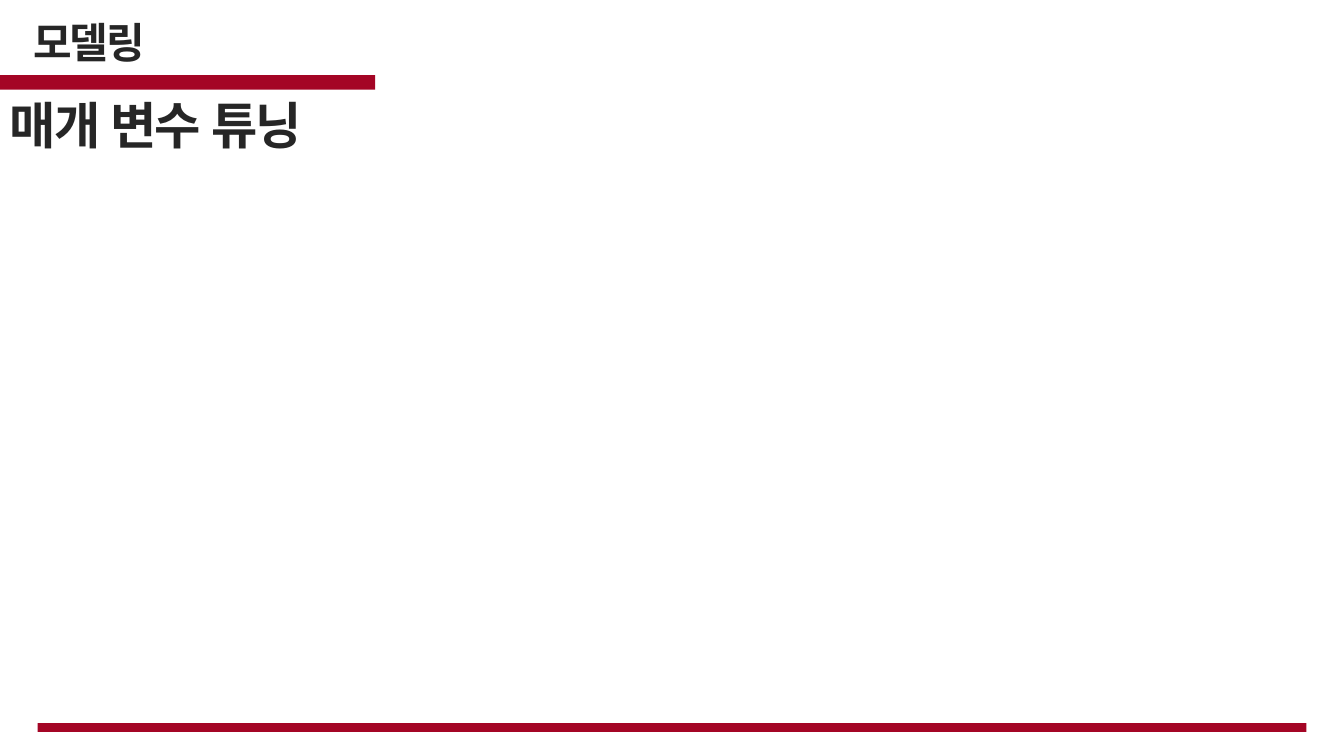
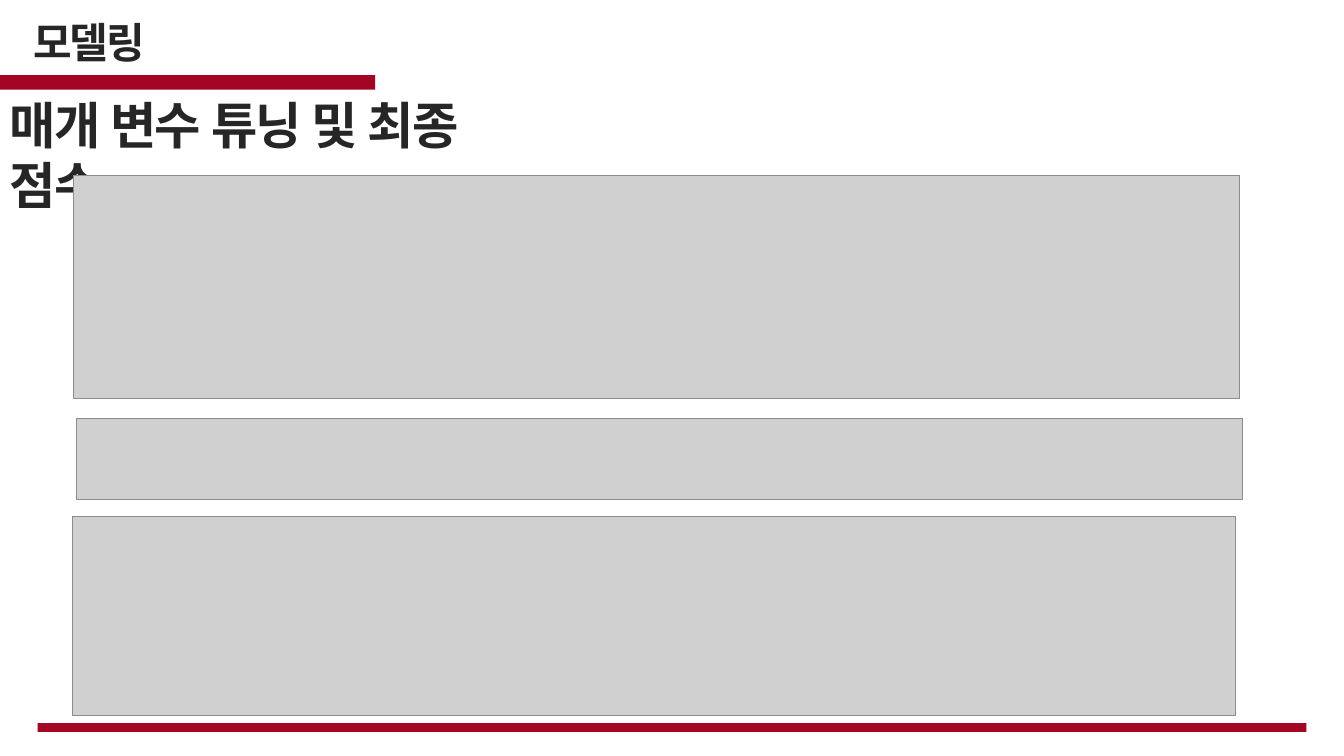
Before and after one commit to cjsgk106/fire-prediction-analysis, a slide deck: slide 23 of work/화재.pptx (slide 28 before the commit). Drawn at 1344x756 pixels with LibreOffice and Linux fonts; fonts in the diff are those of the drawing; grey boxes stand for pictures; background and template pictures are left out. Boxes give left, top, right and bottom in pixels: in the first picture for what was removed or moved away, otherwise in the second. Text is boxed around its words. In the diff, an @@ line names an element or a change of style, - is before the commit and + after.

```diff
--- a/work/화재.pptx
+++ b/work/화재.pptx
@@ text at bbox=[10, 101, 459, 217]: text changed @@
-매개 변수 튜닝
+매개 변수 튜닝 및 최종 점수
@@ picture added at bbox=[74, 175, 1239, 398] @@
@@ freeform shape removed at bbox=[187, 287, 280, 375] @@
@@ picture added at bbox=[77, 418, 1242, 499] @@
@@ picture added at bbox=[73, 517, 1236, 716] @@
```
Also in this commit, not shown: 8 other slides changed, 4 slides added, 12 slides removed.
